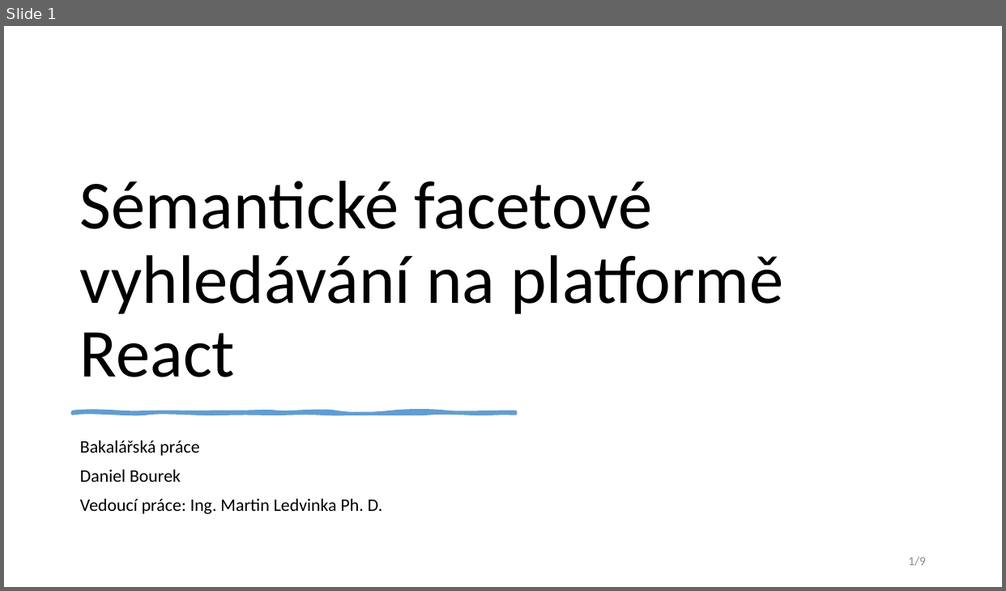
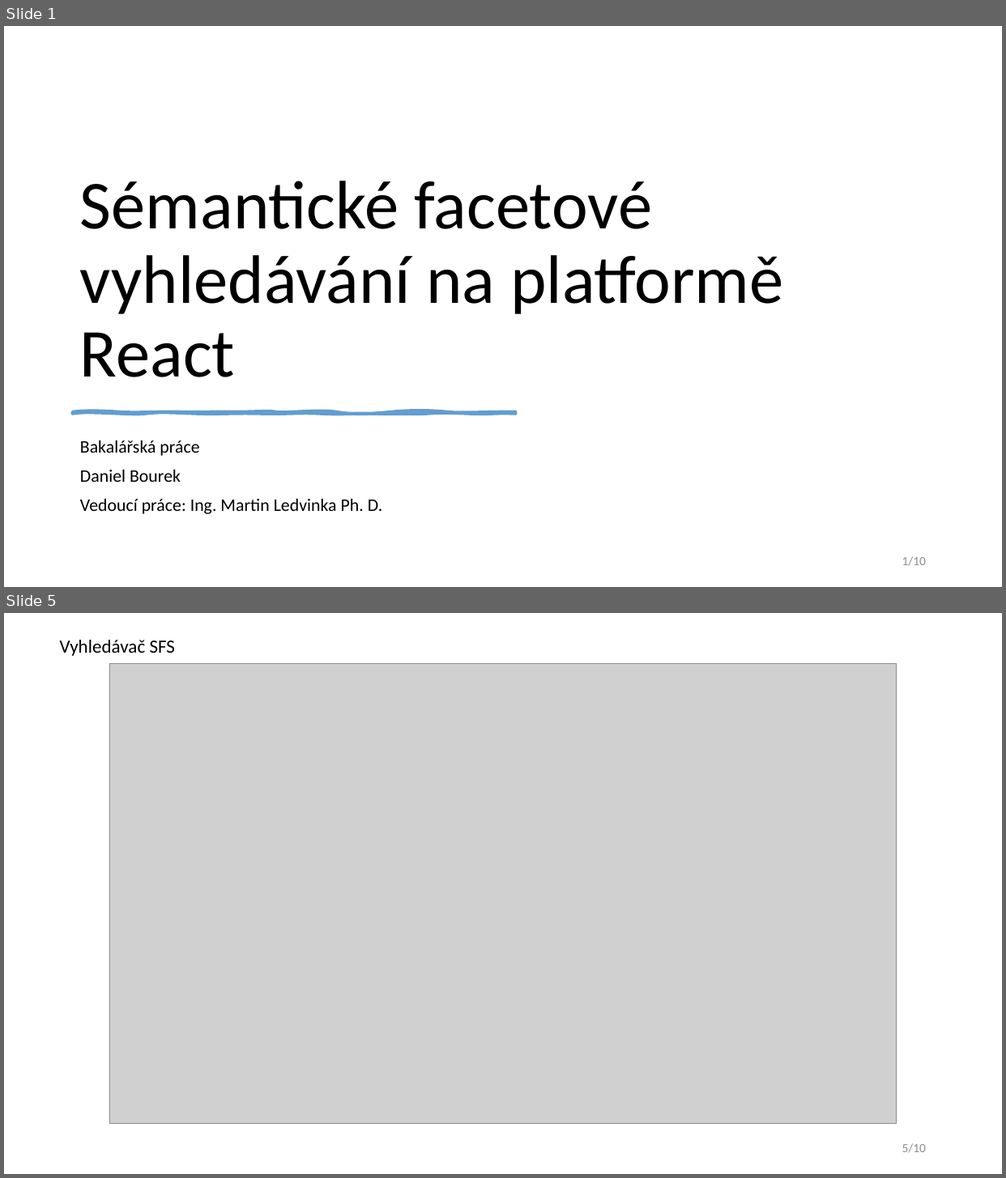
Before and after one commit to bouredan/sfs-docs, a slide deck: bachelor-thesis/presentation/obhajoba_prezentace.pptx. Shown one above the other, each under a label of ours: slide 1 before the commit, slides 1 and 5 after it; the slides between them are not shown. The pictures are 1006x591 and 1006x1178 pixels, drawn with LibreOffice and Linux fonts; fonts in the diff are those of the drawing; grey boxes stand for pictures. Boxes give left, top, right and bottom in pixels: in the first picture for what was removed or moved away, otherwise in the second. Text is boxed around its words. In the diff, an @@ line names an element or a change of style, - is before the commit and + after.

```diff
--- a/bachelor-thesis/presentation/obhajoba_prezentace.pptx
+++ b/bachelor-thesis/presentation/obhajoba_prezentace.pptx
@@ slide 5 added at (x1=4, y1=613, x2=1002, y2=1174), background #FFFFFF @@
@@ text added at (x1=60, y1=640, x2=175, y2=656), 18 pt, text #000000 @@
+Vyhledávač SFS
@@ picture added at (x1=109, y1=663, x2=897, y2=1123) @@
@@ page number added at (x1=902, y1=1144, x2=926, y2=1153), 12 pt, text #8C8C8C @@
+5/10
@@ page number at (x1=902, y1=557, x2=926, y2=566): text changed @@
-1/9
+1/10
```
Also in this commit, not shown: 6 slides changed, 2 other slides added, 2 slides removed, 4 other files.
